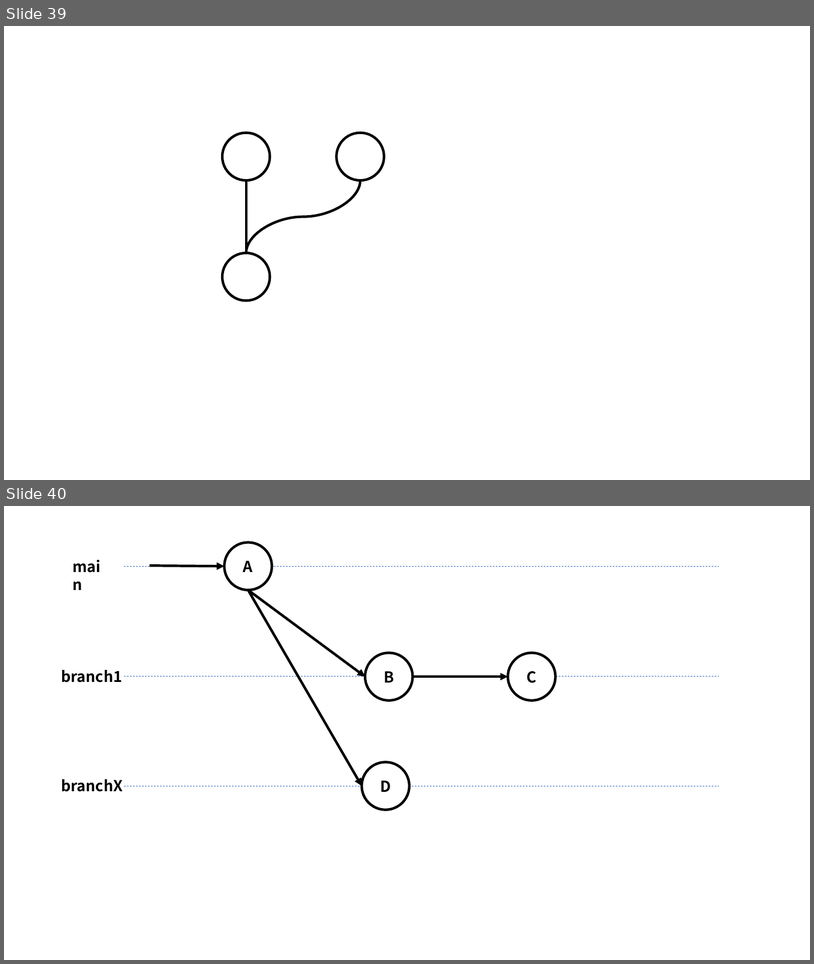
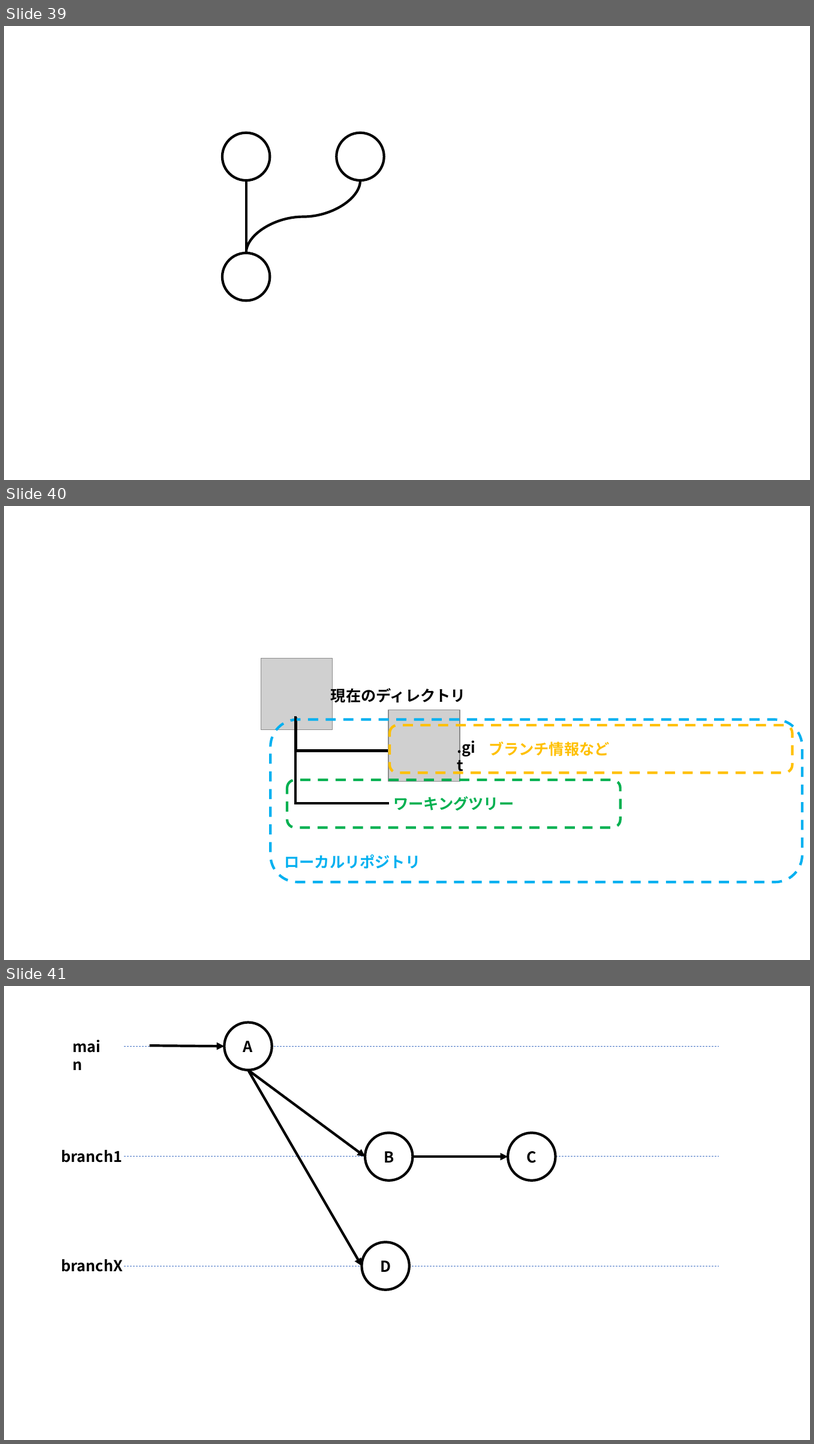
Before and after one commit to nishida2073/ai_navive, a slide deck: 01_テキスト/Git入門_図.pptx. Shown one above the other, each under a label of ours: slides 39 and 40 before the commit, slides 39, 40 and 41 after it. The pictures are 814x964 and 814x1444 pixels, drawn with LibreOffice and Linux fonts; fonts in the diff are those of the drawing; grey boxes stand for pictures. Boxes give left, top, right and bottom in pixels: in the first picture for what was removed or moved away, otherwise in the second. Text is boxed around its words. In the diff, an @@ line names an element or a change of style, - is before the commit and + after.

```diff
--- a/01_テキスト/Git入門_図.pptx
+++ b/01_テキスト/Git入門_図.pptx
@@ slide 40 added at [4,506,810,960], background #FFFFFF @@
@@ picture added at [262,658,333,729] @@
@@ text added at [331,685,466,705], 18 pt, text #000000, bold @@
+現在のディレクトリ
@@ rounded rectangle added at [271,720,803,882], outline #00B0F0 3 pt dashed, 18 pt, text #00B0F0, bold @@
+ローカルリポジトリ
@@ elbow line added from (296, 718) to (389, 803), #000000 3 pt @@
@@ elbow line added from (296, 717) to (389, 750), #000000 3 pt @@
@@ picture added at [389,710,460,781] @@
@@ rounded rectangle added at [390,725,793,773], outline #FFC000 3 pt dashed, 18 pt, text #FFC000, bold @@
+      ブランチ情報など
@@ text added at [451,735,487,759], 18 pt, text #000000, bold @@
+.git
@@ rounded rectangle added at [287,780,620,828], outline #00B050 3 pt dashed, 18 pt, text #00B050, bold @@
+ワーキングツリー
@@ what was slide 40 is now slide 41 @@
```
Also in this commit, not shown: 5 slides changed, 8 other slides added, 2 slides removed, 1 other file.
